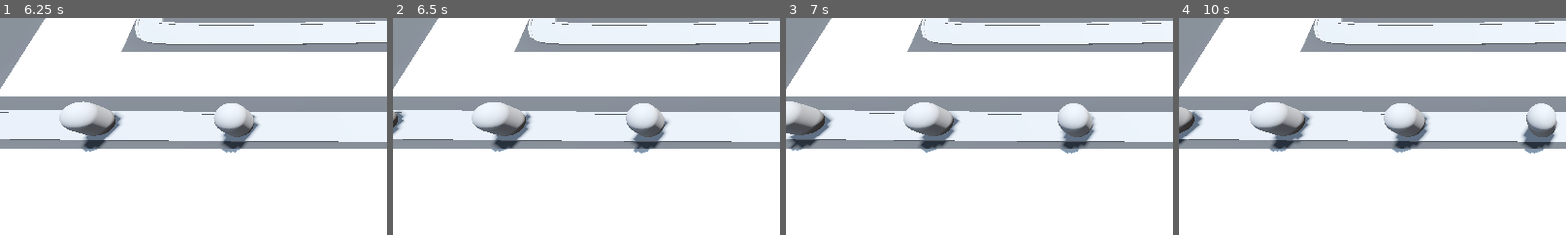
Above: before the commit, frames 1-4 (left to right).
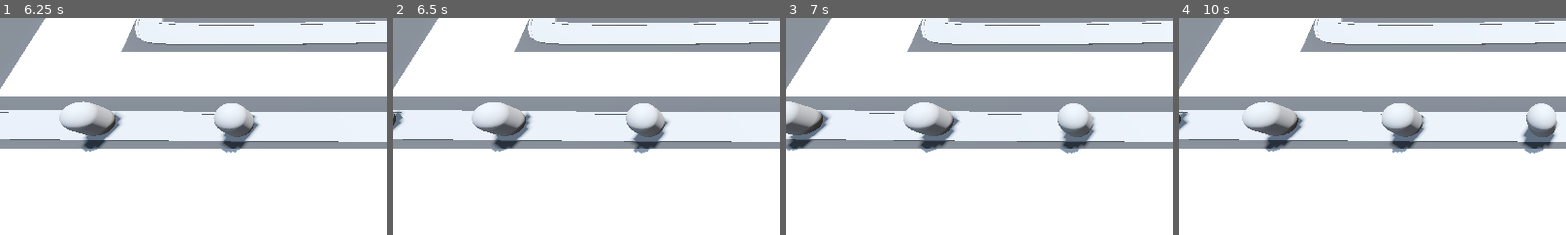
Above: after the commit, the same moments.

Repository: AhmadNasserx/tower-tiles
Game: Godot game, scene res://base_level.tscn
The game is run twice, just before and just after one commit, with the same random seed, the same clock (stepped at 60 frames per second) and the same inputs.
Inputs (mouse positions are % of the whole screen's width and height, from its top left):
- Up to frame 1 (6.25 s): tap Enter at 0.5, 2 s; move the mouse to (72, 45) at 0.52 s; press the mouse at (72, 45) at 0.53 s; tap Space at 1.25 s; move the mouse to (30, 55) at 1.27 s; release the mouse at (30, 55) at 1.28 s; click (30, 55) at 1.35 s; move the mouse to (60, 28) at 2.02 s; press the mouse at (60, 28) at 2.03 s; move the mouse to (45, 70) at 2.77 s; release the mouse at (45, 70) at 2.78 s; click (45, 70) at 2.85 s; move the mouse to (80, 65) at 3.52 s; press the mouse at (80, 65) at 3.53 s; move the mouse to (20, 35) at 4.27 s; release the mouse at (20, 35) at 4.28 s; click (20, 35) at 4.35 s; move the mouse to (55, 50) at 5.02 s; press the mouse at (55, 50) at 5.03 s; move the mouse to (35, 25) at 5.77 s; release the mouse at (35, 25) at 5.78 s; click (35, 25) at 5.85 s
- Up to frame 2 (6.5 s): no input
- Up to frame 3 (7 s): move the mouse to (72, 45) at 6.52 s; press the mouse at (72, 45) at 6.53 s
- Up to frame 4 (10 s): move the mouse to (30, 55) at 7.27 s; release the mouse at (30, 55) at 7.28 s; click (30, 55) at 7.35 s; move the mouse to (60, 28) at 8.02 s; press the mouse at (60, 28) at 8.03 s; move the mouse to (45, 70) at 8.77 s; release the mouse at (45, 70) at 8.78 s; click (45, 70) at 8.85 s; move the mouse to (80, 65) at 9.52 s; press the mouse at (80, 65) at 9.53 s
The pictures show only the part of the screen within x 0-50%, y 34-84%; the shares and areas given below are measured in that part.

Frame 1 is identical in both runs. In frame 2, 0.1% of the frame differs, in the area x 0-4%, y 42-55%; in frame 3, 0.5%; in frame 4, 2.6%, in the area x 0-65%, y 38-63%.

Commit message:
Enemy_health_curve

Diff:
--- a/DifficulityManager/difficulty_manager.gd
+++ b/DifficulityManager/difficulty_manager.gd
@@ -1,21 +1,25 @@
 extends Node
+signal stop_spawning_enemies
+
 
 @export var game_length := 30.0
 @export var spawn_time_curve: Curve
+@export var enemy_health_curve: Curve
 @onready var timer: Timer = $Timer
 
 # Called when the node enters the scene tree for the first time.
 func _ready() -> void:
 	timer.start(game_length)
 
-# Called every frame. 'delta' is the elapsed time since the previous frame.
-func _process(delta: float) -> void:
-	pass
-
-
 func game_progress_ratio() -> float:
 	return 1.0 - (timer.time_left / game_length)
 
-
 func get_spawn_time()-> float:
 	return spawn_time_curve.sample(game_progress_ratio())
+
+func get_enemy_health()-> float:
+	return enemy_health_curve.sample(game_progress_ratio())
+
+
+func _on_timer_timeout() -> void:
+	stop_spawning_enemies.emit()
--- a/DifficulityManager/difficulty_manager.tscn
+++ b/DifficulityManager/difficulty_manager.tscn
@@ -1,16 +1,25 @@
-[gd_scene load_steps=3 format=3 uid="uid://cgafixcc602mv"]
+[gd_scene load_steps=4 format=3 uid="uid://cgafixcc602mv"]
 
 [ext_resource type="Script" path="res://DifficulityManager/difficulty_manager.gd" id="1_hnhqq"]
 
 [sub_resource type="Curve" id="Curve_ysx63"]
-min_value = 0.25
+min_value = 0.5
 max_value = 2.0
-_data = [Vector2(0, 2), 0.0, -1.97034, 0, 1, Vector2(0.88817, 0.25), -1.97034, 0.0, 1, 0]
+_data = [Vector2(0, 2), 0.0, -1.44398, 0, 1, Vector2(1, 0.556017), -1.44398, 0.0, 1, 0]
+point_count = 2
+
+[sub_resource type="Curve" id="Curve_7xj0l"]
+min_value = 10.0
+max_value = 150.0
+_data = [Vector2(0.00802139, 10), 0.0, 142.283, 0, 1, Vector2(0.991979, 150), 142.283, 0.0, 1, 0]
 point_count = 2
 
 [node name="DifficultyManager" type="Node"]
 script = ExtResource("1_hnhqq")
 spawn_time_curve = SubResource("Curve_ysx63")
+enemy_health_curve = SubResource("Curve_7xj0l")
 
 [node name="Timer" type="Timer" parent="."]
 one_shot = true
+
+[connection signal="timeout" from="Timer" to="." method="_on_timer_timeout"]
--- a/base_level.tscn
+++ b/base_level.tscn
@@ -145,3 +145,4 @@
 [node name="DifficultyManager" parent="." instance=ExtResource("9_h0t0t")]
 
 [connection signal="timeout" from="EnemyPath/Timer" to="EnemyPath" method="spawn_enemy"]
+[connection signal="stop_spawning_enemies" from="DifficultyManager" to="EnemyPath" method="_on_difficulty_manager_stop_spawning_enemies"]
--- a/enemy_path.gd
+++ b/enemy_path.gd
@@ -6,5 +6,10 @@
 
 func spawn_enemy():
 	var new_enemy = enemy_scene.instantiate()
+	new_enemy.max_health = difficulty_manager.get_enemy_health()
 	add_child(new_enemy)
 	timer.wait_time = difficulty_manager.get_spawn_time()
+
+
+func _on_difficulty_manager_stop_spawning_enemies() -> void:
+	timer.stop()
